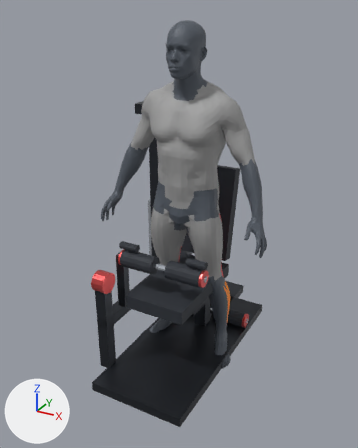
An edit to the Blender file assets_3d/source_blend/hamstrings_seated_leg_curl.blend, drawn before and after from the same camera.
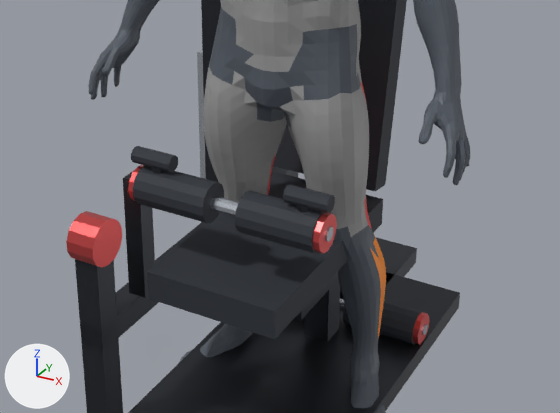
Old and new are each drawn whole from a camera (50 mm lens) standing at (1.11, -2.1, 1.84) and looking at (-0.06, 0.04, 0.77) and again close up on the part from 17% to 85% of the width and 40% to 80% of the height. Arrows for +X, +Y and +Z are at lower left; the lights stay in place. The first two pictures are the older version.

In view in the first close-up: 'Body_Joints_Hands_Feet', 'Equip_SeatedCurlArm', 'Equip_SeatedCurlMachine', 'Mesh_Muscle_Abs_Core', 'Mesh_Muscle_Calves', 'Mesh_Muscle_Quads' and 2 more.
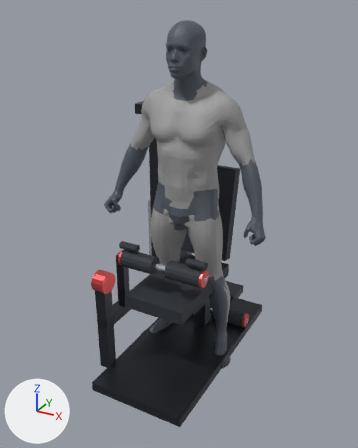
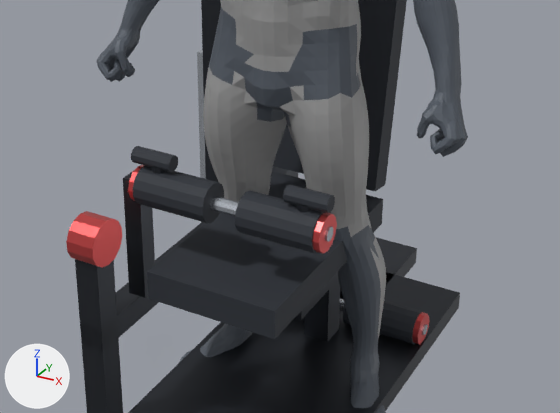
Boxes [x1, y1, x2, y2] around the edits, measured in the close-ups (560 x 413 px; the box of a moved part takes in the faces that stretch with it):
'Body_Joints_Hands_Feet', reshaped
    before: [88, 0, 470, 413]
    after: [96, 0, 468, 413]
'Mesh_Muscle_Calves', recoloured (orange to grey)
    both: [370, 235, 386, 338]
part 1 of me_body_joints_hands_feet, moved or reshaped
    before: [88, 0, 160, 100]
    after: [96, 0, 160, 82]
part 2 of me_body_joints_hands_feet, moved or reshaped
    before: [341, 6, 470, 185]
    after: [341, 6, 468, 157]

Diff of the bpy script that builds the scene:
```diff
--- a/assets_3d/source_blend/hamstrings_seated_leg_curl.blend.py
+++ b/assets_3d/source_blend/hamstrings_seated_leg_curl.blend.py
@@ mat_mat_muscle_calves @@
 mat_mat_muscle_calves = principled_material('Mat_Muscle_Calves')
-mat_mat_muscle_calves.base_color = (0.95, 0.26, 0.0)  # orange #f98b00
+mat_mat_muscle_calves.base_color = (0.341, 0.341, 0.341)  # grey #9e9e9e
 mat_mat_muscle_calves.metallic = 0.05
@@ me_body_joints_hands_feet @@
 # used by ob_body_joints_hands_feet; location = (0.0, 0.0, 0.0)
-me_body_joints_hands_feet.from_pydata(...)  # 2846 vertices, 3774 faces; spans x -0.464..0.464, y -0.153..0.146, z 0.0..1.464
+me_body_joints_hands_feet.from_pydata(...)  # 2897 vertices, 3770 faces; spans x -0.456..0.456, y -0.121..0.146, z 0.0..1.465
+# me_body_joints_hands_feet part 1: 23 vertices moved from x -0.445..-0.378, y -0.114..-0.022, z 0.793..0.914 to x -0.451..-0.373, y -0.111..-0.022, z 0.821..0.914; 325 vertices removed from x -0.464..-0.329, y -0.152..0.041, z 0.756..1.12; 361 vertices added at x -0.456..-0.334, y -0.121..0.037, z 0.796..1.117
+# me_body_joints_hands_feet part 2: 18 vertices moved from x 0.179..0.445, y -0.118..-0.021, z 0.825..0.914 to x 0.181..0.445, y -0.117..-0.02, z 0.825..0.915; 327 vertices removed from x 0.285..0.464, y -0.153..0.071, z 0.756..1.112; 369 vertices added at x 0.289..0.456, y -0.121..0.071, z 0.796..1.104
+# other edits to the shape of me_body_joints_hands_feet do not show in these pictures
 me_body_joints_hands_feet.materials.append(mat_mat_body_neutral)
```
